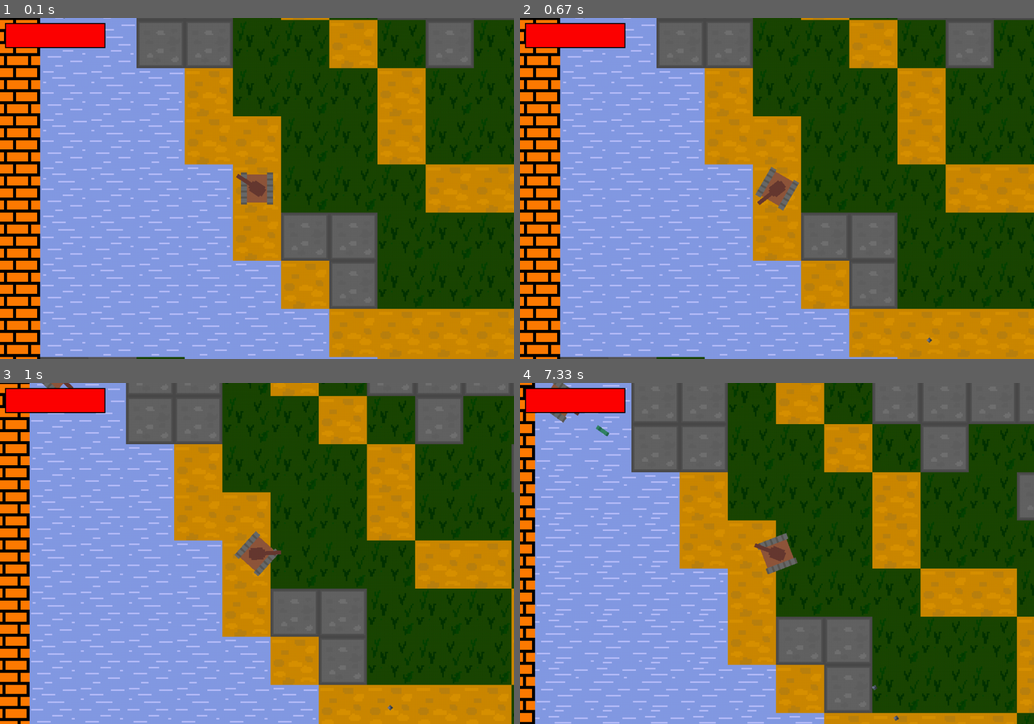
Above: before the commit, frames 1-4 (two rows, left to right).
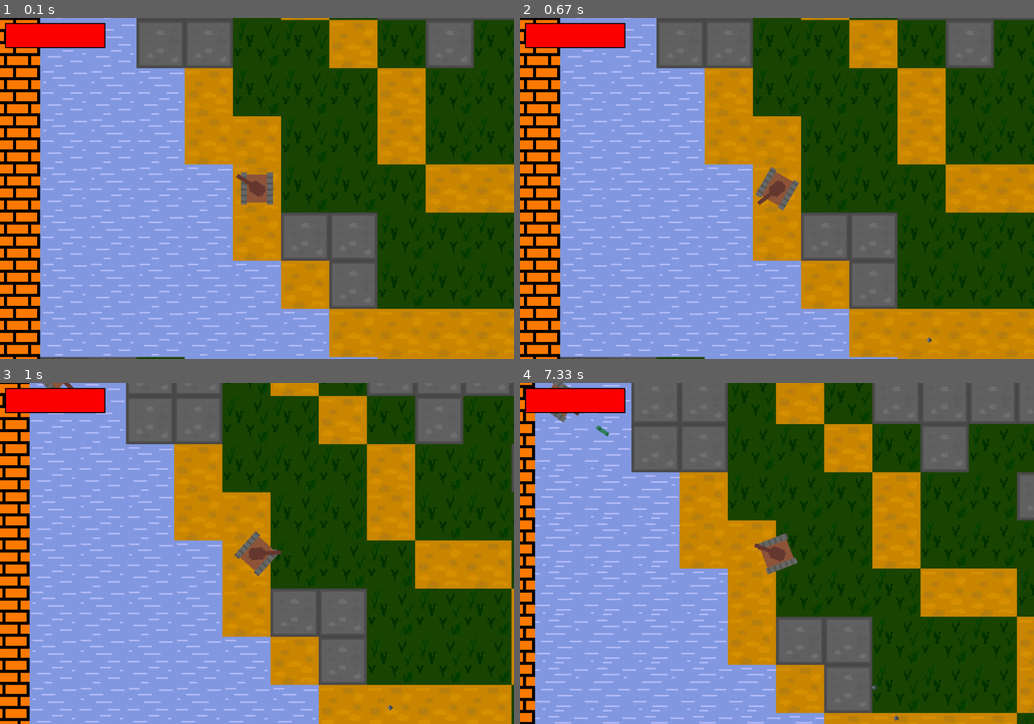
Above: after the commit, the same moments.

Repository: f1rsov08/PyGameProject
Game: pygame game, started from main.py
Two runs of this game, one before a commit and one after it. Both use one fixed random seed, a clock stepped at 60 frames per second and the inputs below.
Inputs (mouse positions are in pixels of both pictures, inside the frame that each line leads up to):
- Up to frame 1 (0.1 s): no input
- Up to frame 2 (0.67 s): hold D from 0.33 s (still down); move the mouse to (756, 202) at 0.37 s
- Up to frame 3 (1 s): release D at 0.8 s; hold W from 0.83 s (still down); move the mouse to (421, 543) at 0.87 s
- Up to frame 4 (7.33 s): release W at 1.3 s; hold D 1.33-1.8 s; move the mouse to (653, 556) at 1.37 s; hold A 1.83-2.37 s; move the mouse to (617, 502) at 1.87 s; hold S 2.4-2.87 s; move the mouse to (854, 434) at 2.43 s; hold A 2.9-3.37 s; move the mouse to (838, 584) at 2.93 s; hold W 3.4-3.87 s; move the mouse to (787, 437) at 3.43 s; hold D 3.9-4.53 s; move the mouse to (591, 543) at 3.93 s; hold S 4.57-5.03 s; move the mouse to (782, 591) at 4.6 s; hold A 5.07-5.53 s; move the mouse to (761, 495) at 5.1 s; hold D 5.57-6.03 s; move the mouse to (910, 608) at 5.6 s; hold W 6.07-6.53 s; move the mouse to (694, 440) at 6.1 s; hold D 6.57-7.03 s; move the mouse to (910, 522) at 6.6 s; hold A from 7.07 s (still down); move the mouse to (581, 478) at 7.1 s

The runs differ from the first frame. In frame 1, less than 0.1% of the frame differs, in the area x 47-53%, y 45-55%; in frame 2, nothing differs; in frame 3, less than 0.1%; in frame 4, less than 0.1%, in the area x 6-54%, y 0-56%.

Commit message:
Добавлены звуки, исправлена текстура гусениц

Diff:
--- a/main.py
+++ b/main.py
@@ -12,6 +12,7 @@
 tanks = pygame.sprite.Group()
 obstacles = pygame.sprite.Group()
 enemies = pygame.sprite.Group()
+CAMERA_X, CAMERA_Y = 0, 0
 
 
 def load_image(name, colorkey=None):
@@ -137,6 +138,8 @@
                 frame_location, self.rect.size)))
         self.image_track_left = self.frames_left[0]
         self.image_track_right = self.frames_right[0]
+
+        self.shoot_sound = pygame.mixer.Sound('data/sounds/tank_shoot.wav')
         # Задаем координаты танка
         self.rect.x = self.x
         self.rect.y = self.y
@@ -247,6 +250,8 @@
     def shoot(self, camera=None):
         if pygame.time.get_ticks() - self.last_shot_time >= self.reload_time:
             all_sprites.add(Bullet(self.x, self.y, self.get_target(camera), 25, 'big', self.team))
+            self.shoot_sound.set_volume((1 - distance(self.x, self.y, CAMERA_X, CAMERA_Y) / 1080) / 2)
+            self.shoot_sound.play()
             self.last_shot_time = pygame.time.get_ticks()
 
     def update(self):
@@ -272,6 +277,8 @@
         self.image_track = pygame.transform.scale(load_image("images/turret_track.png"), (64, 64))
         self.image_turret = pygame.transform.scale(load_image("images/turret_turret.png"), (128, 128))
         self.rect = self.image_track.get_rect()
+
+        self.shoot_sounds = [pygame.mixer.Sound(f'data/sounds/turret_shoot_{i}.wav') for i in range(1, 7)]
         # Задаем координаты турели
         self.rect.x = self.x
         self.rect.y = self.y
@@ -336,6 +343,9 @@
     def shoot(self):
         if pygame.time.get_ticks() - self.last_shot_time >= self.reload_time:
             all_sprites.add(Bullet(self.x, self.y, self.get_target(), 10, 'small', self.team))
+            shoot_sound = self.shoot_sounds[random.randint(0, 5)]
+            shoot_sound.set_volume((1 - distance(self.x, self.y, CAMERA_X, CAMERA_Y) / 3000) / 2)
+            shoot_sound.play()
             self.last_shot_time = pygame.time.get_ticks()
 
     def update(self):
@@ -366,6 +376,7 @@
         self.rect.y = self.y
         self.skips_bullets = skips_bullets
         self.have_loot = have_loot
+        self.break_sound = pygame.mixer.Sound(f'data/sounds/obstacle_break.wav')
 
     def draw(self, screen, camera, frame):
         '''
@@ -383,6 +394,8 @@
         if self.health <= 0:
             if self.have_loot and random.randint(0, 1):
                 Bonus(self.x, self.y, random.randint(0, 1))
+            self.break_sound.set_volume((1 - distance(self.x, self.y, CAMERA_X, CAMERA_Y) / 3000) / 2)
+            self.break_sound.play()
             self.kill()
 
 
@@ -399,6 +412,7 @@
         self.y = y
         self.rect.x = self.x + 32
         self.rect.y = self.y + 32
+        self.take_sound = pygame.mixer.Sound(f'data/sounds/bonus_take.wav')
 
     def draw(self, screen, camera, frame):
         '''
@@ -422,6 +436,8 @@
                         i.health = 100
                 if self.bonus_type == 1:
                     Shield(i)
+                self.take_sound.set_volume((1 - distance(self.x, self.y, CAMERA_X, CAMERA_Y) / 3000) / 2)
+                self.take_sound.play()
                 self.kill()
 
 
@@ -748,7 +764,7 @@
         # Обновляем
         all_sprites.update()
         camera.update()
-
+        CAMERA_X, CAMERA_Y = camera.x, camera.y
         # Рисуем все что надо
         s = max(WIDTH, HEIGHT) * 1.42  # Типа корень из двух
         test_screen = pygame.Surface((s, s))
Binary file changed: data/images/tank_track_left.png
Binary file changed: data/images/tank_track_right.png
Not shown, added: data/sounds/bonus_take.wav
Not shown, added: data/sounds/obstacle_break.wav
Not shown, added: data/sounds/tank_shoot.wav
Not shown, added: data/sounds/turret_shoot.wav
Not shown, added: data/sounds/turret_shoot_1.wav
Not shown, added: data/sounds/turret_shoot_2.wav
Not shown, added: data/sounds/turret_shoot_3.wav
Not shown, added: data/sounds/turret_shoot_4.wav
Not shown, added: data/sounds/turret_shoot_5.wav
Not shown, added: data/sounds/turret_shoot_6.wav
